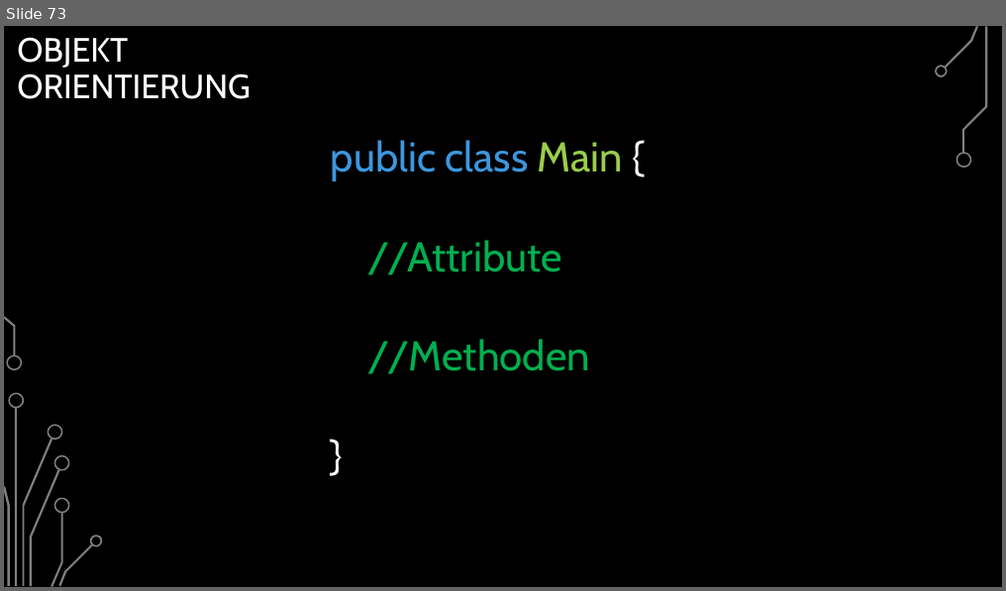
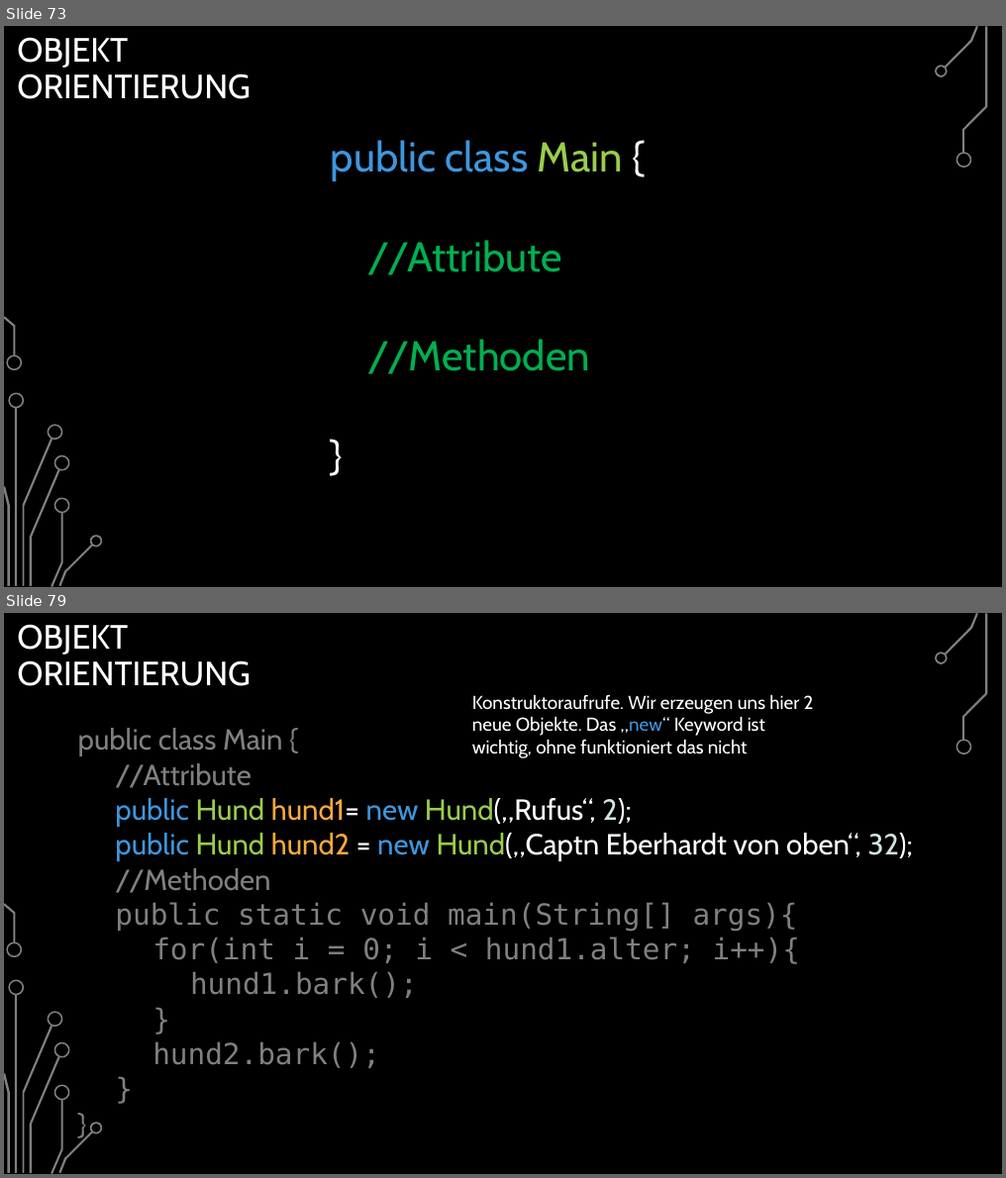
Before and after one commit to BelmontR/Java-Tutorial-Course, a slide deck: Java Grundkurs.pptx. Shown one above the other, each under a label of ours: slide 73 before the commit, slides 73 and 79 after it; the slides between them are not shown. The pictures are 1006x591 and 1006x1178 pixels, drawn with LibreOffice and Linux fonts; fonts in the diff are those of the drawing; background and template pictures are left out. Boxes give left, top, right and bottom in pixels: in the first picture for what was removed or moved away, otherwise in the second. Text is boxed around its words. In the diff, an @@ line names an element or a change of style, - is before the commit and + after.

```diff
--- a/Java Grundkurs.pptx
+++ b/Java Grundkurs.pptx
@@ slide 79 added at (4,613,1002,1174), background picture (left out); not listed: 17 template elements that a slide beside it also shows @@
@@ title added at (17,624,251,686), 32.4 pt, text #FFFFFF @@
+OBJEKT
+ORIENTIERUNG
@@ text added at (472,694,814,759), 18 pt, text #FFFFFF @@
+Konstruktoraufrufe. Wir erzeugen uns hier 2 neue Objekte. Das „new“ Keyword ist wichtig, ohne funktioniert das nicht
@@ text added at (78,728,913,1068), 28 pt, text #808080 @@
+public class Main {
+//Attribute
+public Hund hund1= new Hund(„Rufus“, 2);
+public Hund hund2 = new Hund(„Captn Eberhardt von oben“, 32);
+//Methoden
+public static void main(String[] args){
+for(int i = 0; i < hund1.alter; i++){
+hund1.bark();
+}
+hund2.bark();
+}
+}
```
Also in this commit, not shown: 3 slides changed, 16 other slides added, 4 slides removed, 8 other files.
